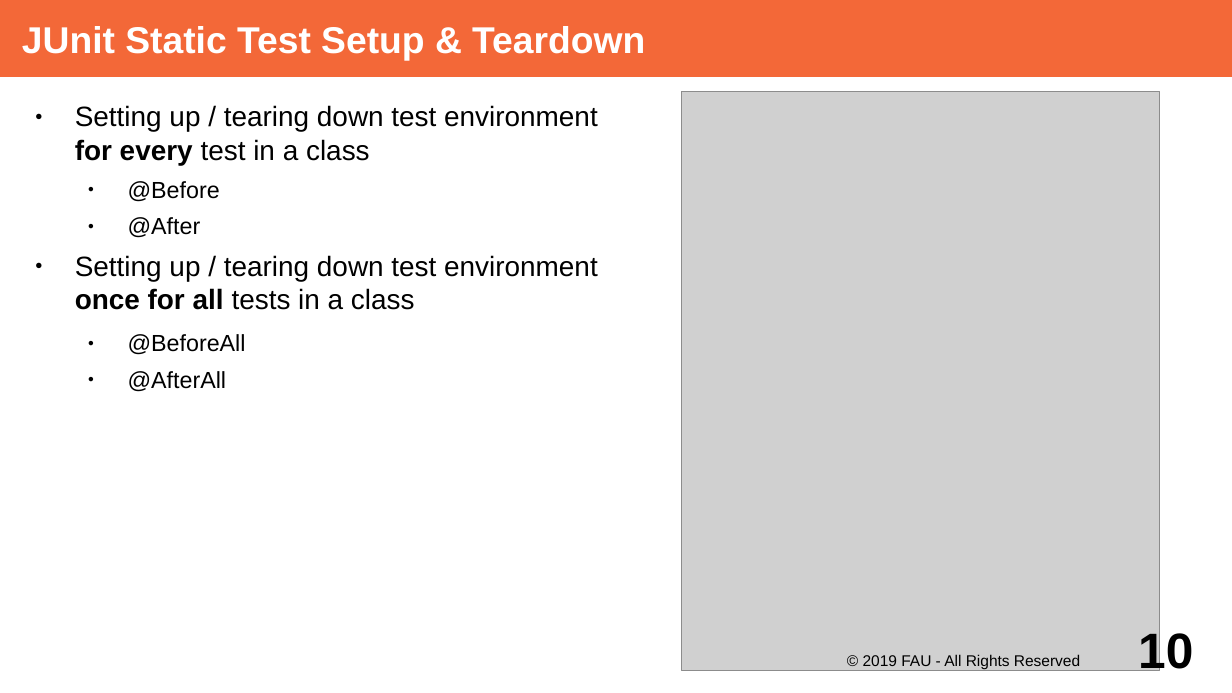
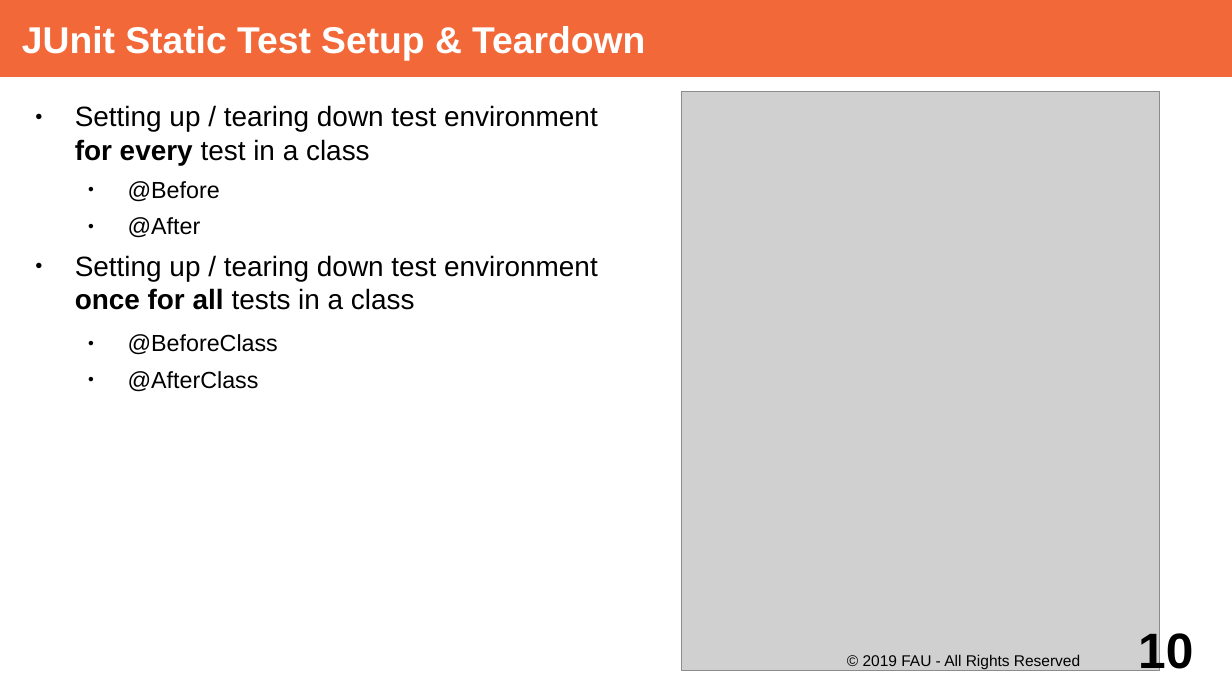
Before and after one commit to dirkriehle/adap-course, a slide deck: slide 10 of Lecture Slides/ADAP Y02- Unit Testing with JUnit.odp. Drawn at 1232x693 pixels with LibreOffice and Linux fonts; fonts in the diff are those of the drawing; grey boxes stand for pictures. Boxes give left, top, right and bottom in pixels: in the first picture for what was removed or moved away, otherwise in the second. Text is boxed around its words. In the diff, an @@ line names an element or a change of style, - is before the commit and + after.

Commit message:
Correct Junit 4 syntax on slide 10

```diff
--- a/Lecture Slides/ADAP Y02- Unit Testing with JUnit.odp
+++ b/Lecture Slides/ADAP Y02- Unit Testing with JUnit.odp
@@ text at [128, 334, 278, 392]: text changed @@
-  ● @BeforeAll
-  ● @AfterAll
+  ● @BeforeClass
+  ● @AfterClass
```
Also in this commit, not shown: 1 other file.
